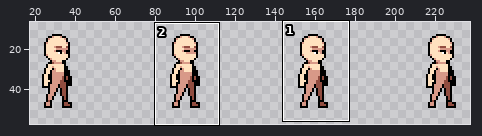
Sprite sheet, stored at public/assets/Characters/Human/Inworld/Idle/North/sheet.png. Above, an overview of the earlier version with the close-up marked.
Close-up. The starting point:
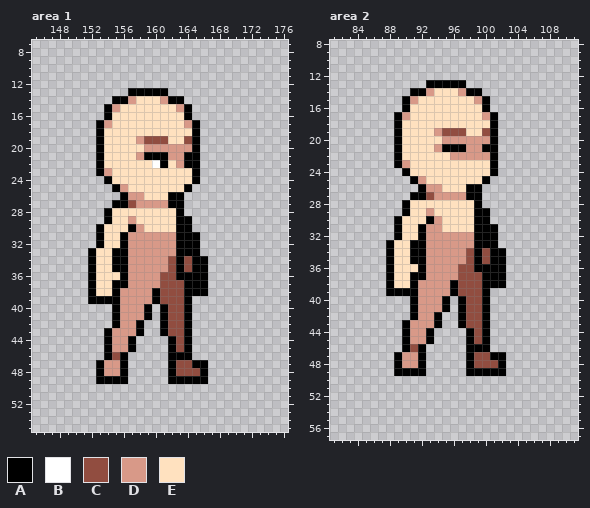
The file is 256x64 pixels. Shown: area 1: x 145..176, y 7..55; area 2: x 81..111, y 8..57. The wide view leaves out empty margins. The commit also changed other parts of the picture, which this record leaves out.
Palette (. is transparent): A #000000  B #ffffff  C #914d40  D #d89988  E #ffe1bf
Pixels before, area 1, first column x 152:
13 .....AAAAA.....
14 ...AADEEEDAA...
15 ..ADEEEEEEEDA..
16 ..AEEEEEEEEEA..
17 .ADEEEEEEEEEDA.
18 .AEEEEEEEEEEEA.
19 .AEEEEDCCCEECA.
20 .AEEEEEDDDDDDA.
21 .AEEEEDAAADDAA.
22 .AEEEEEEBAEDAA.
23 .ADEEEEEEEEEEA.
24 ..AEEEEEEEEEEA.
25 ...ADEEEEEEEA..
26 ....ADDEEEAA...
27 ...AACDDDDAA...
28 ..AEEEEEEEEA...
29 ..AEEDEEEEEAA..
30 .AEEEADEEEEAA..
31 .AEEADDDDDDAAA.
32 .AEEADDDDDDAAA.
33 AEEAADDDDDDAAA.
34 AEEAADDDDDCACAA
35 AEEAADDDDDCACAA
36 AEEEADDDDCCAAAA
37 AEEAADDDDCCCAAA
38 AEEADDDDACCCAAA
39 AAAADDDDACCCA..
40 ...ADDDA.ACCA..
41 ...ADDDA.ACCA..
42 ...ADDA..ACCA..
43 ..ADDDA..ACCA..
44 ..ADDA....ACA..
45 ..ADDA....ACA..
46 ..ACA.....AAA..
47 .ADDA.....ACCAA
48 .ADDA.....ACCCA
49 .AAAA.....AAAAA
Pixels before, area 2, first column x 88:
13 .....AAAAA.....
14 ...AADEEEDAA...
15 ..ADEEEEEEEDA..
16 ..AEEEEEEEEEA..
17 .ADEEEEEEEEEDA.
18 .AEEEEEEEEEEEA.
19 .AEEEEDCCCEECA.
20 .AEEEEEDDDDDDA.
21 .AEEEEDAAADDAA.
22 .AEEEEEEDDDDDA.
23 .ADEEEEEEEEEEA.
24 ..AEEEEEEEEEEA.
25 ...ADEEEEEEEA..
26 ....ADDEEEAA...
27 ...AACDDDDAA...
28 ..AEEEEEEEEA...
29 ..AEEDEEEEEAA..
30 .AEEEADEEEEAA..
31 .AEEADDEEEEAAA.
32 .AEEADDDDDDAAA.
33 AEEAADDDDDDAAA.
34 AEEAADDDDDCACAA
35 AEEAADDDDDCACAA
36 AEEEADDDDCCAAAA
37 AEEAADDDDCCCAAA
38 AEEADDDDACCCAAA
39 AAAADDDDACCCA..
40 ...ADDDA.ACCA..
41 ...ADDDA.ACCA..
42 ...ADDA..ACCA..
43 ..ADDDA..ACCA..
44 ..ADDA....ACA..
45 ..ADDA....ACA..
46 ..ACA.....AAA..
47 .ADDA.....ACCAA
48 .ADDA.....ACCCA
49 .AAAA.....AAAAA
And afterwards:
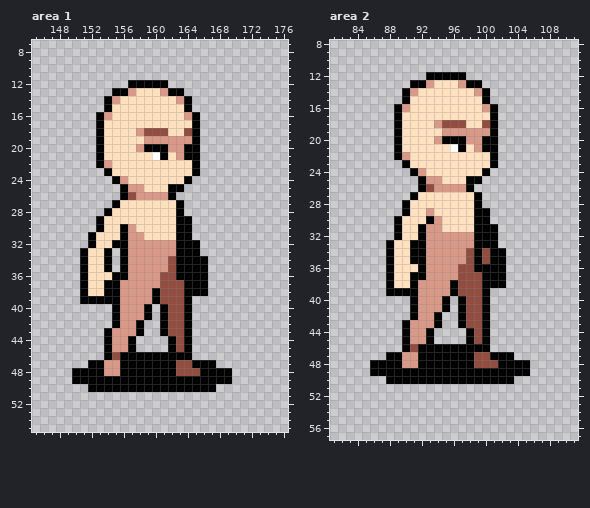
Change:
Changed rows in their new state; - is an unchanged pixel.
Area 1:
first column x 151:
12 ------AAAAA----
13 ----AADEEEDAA--
14 ---ADEE---EEDA-
15 ----E-------E--
16 --AD---------DA
17 ---E---------E-
18 -------DCCC--C-
19 -------EDDDDDD-
20 -------DAAA--A-
21 -------EEB-E---
22 ---D-----EE-EE-
23 --.A-----------
24 ---.AD-------A.
25 ----.ADD---AA.-
26 ------C-DDD-.--
27 -----EEEEEEE---
29 --AE--E--------
30 -----ADE-------
31 -AE-----EEEE--.
32 -AE-A----------
33 AE-A.----------
34 AE-A.--------A-
35 AE-A.--------A-
36 AE--A----------
37 AE-A-D---------
38 AE-A-----------
39 A--------------
first column x 150:
46 -------AAAAA--------
47 --A----AAAAA-----A--
48 AAA----AAAAA-----AAA
49 AAA----AAAAA-----AAA
50 --AAAAAAAAAAAAAAAA--
Area 2:
first column x 89:
12 ----AAAAA----
13 --AADEEEDAA--
14 -ADEE---EEDA-
15 --E-------E--
16 AD---------DA
17 -E---------E-
18 -----DCCC--C-
19 -----EDDDDDD-
20 -----DAAA--A-
21 -----EEB-E---
22 -D-----EEEEE-
23 .A-----------
24 -.AD-------A.
25 --.ADD---AA.-
26 ----C-DDD-.--
27 ---EEEEEEE---
first column x 86:
46 -------AAAAA--------
47 --A----AAAAA-----A--
48 AAA----AAAAA-----AAA
49 AAA----AAAAA-----AAA
50 --AAAAAAAAAAAAAAAA--
Pixel boxes of the changes (left, top, right, bottom) in both close-ups:
changed: (80, 80, 200, 304)
added: (72, 352, 232, 392)
changed: (394, 72, 498, 200)
added: (370, 344, 530, 384)
